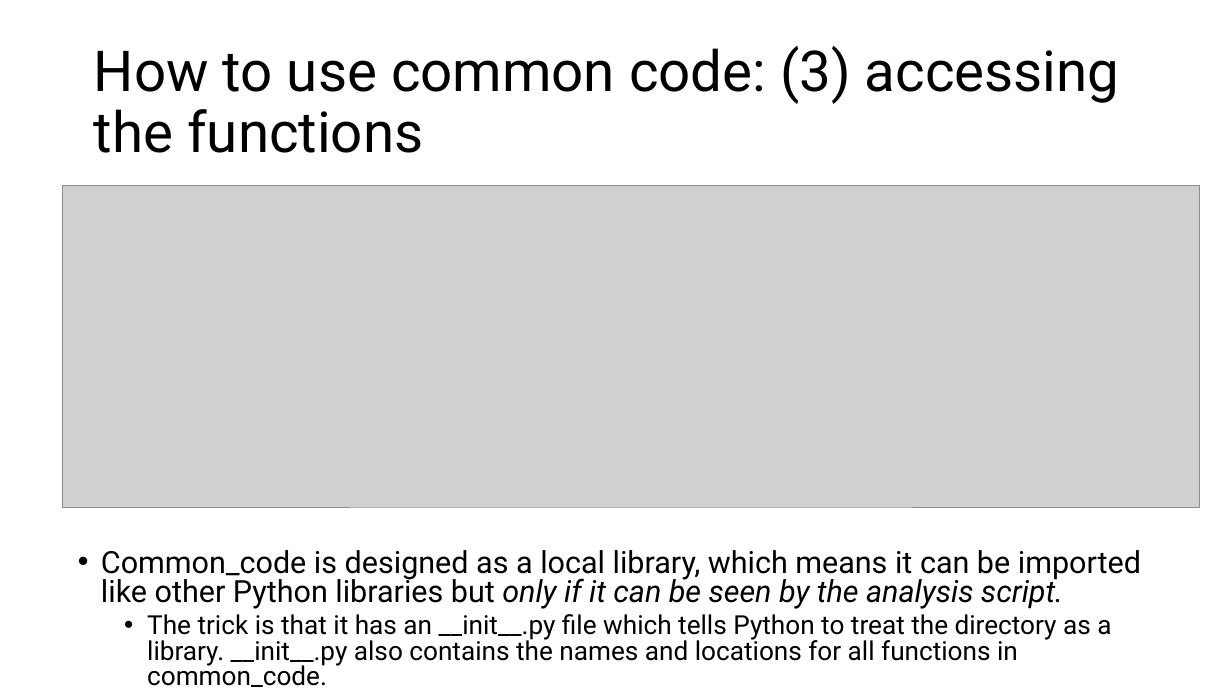
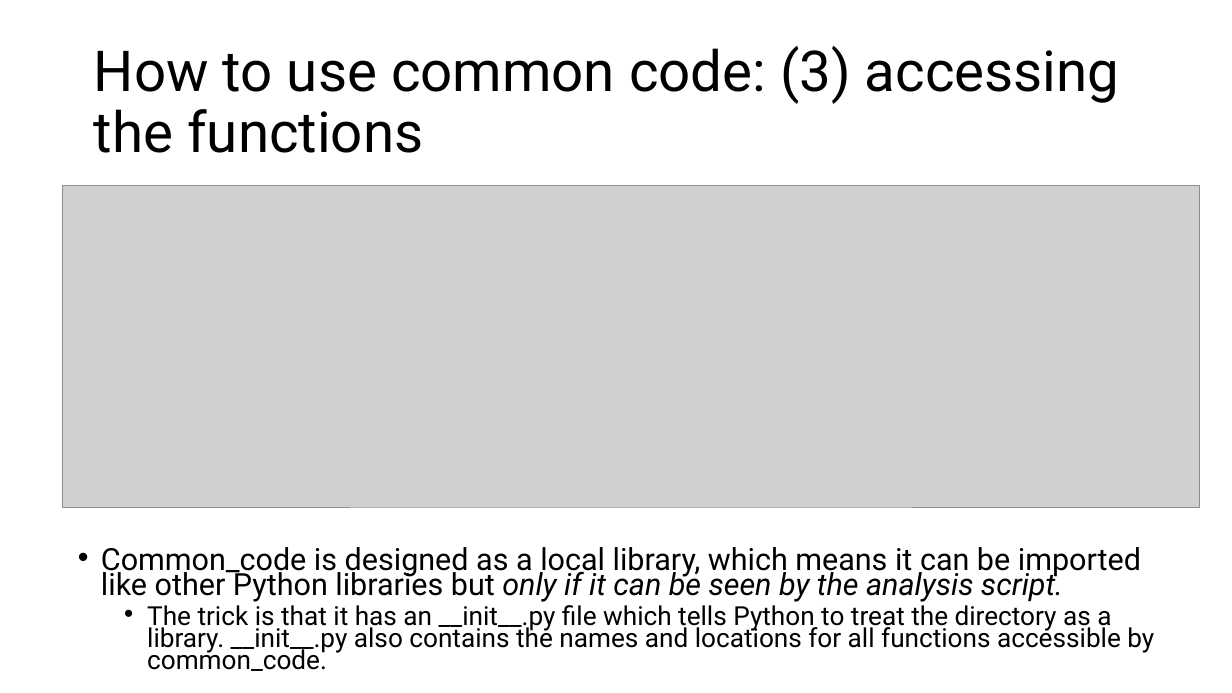
Before and after one commit to jmaniscool/common_code, a slide deck: slide 5 of start_guide.pptx. Drawn at 1232x693 pixels with LibreOffice and Linux fonts; fonts in the diff are those of the drawing; grey boxes stand for pictures. Boxes give left, top, right and bottom in pixels: in the first picture for what was removed or moved away, otherwise in the second. Text is boxed around its words. In the diff, an @@ line names an element or a change of style, - is before the commit and + after.

Commit message:
Minor change to phrasing.

```diff
--- a/start_guide.pptx
+++ b/start_guide.pptx
@@ text at <box>101,547,1141,602</box>: line spacing 0.8 to 0.7 @@
@@ text at <box>147,601,1154,671</box>: text changed @@
-  • The trick is that it has an __init__.py file which tells Python to treat the directory as a library. __init__.py also contains the names and locations for all functions in common_code.
+  • The trick is that it has an __init__.py file which tells Python to treat the directory as a library. __init__.py also contains the names and locations for all functions accessible by common_code.
```
